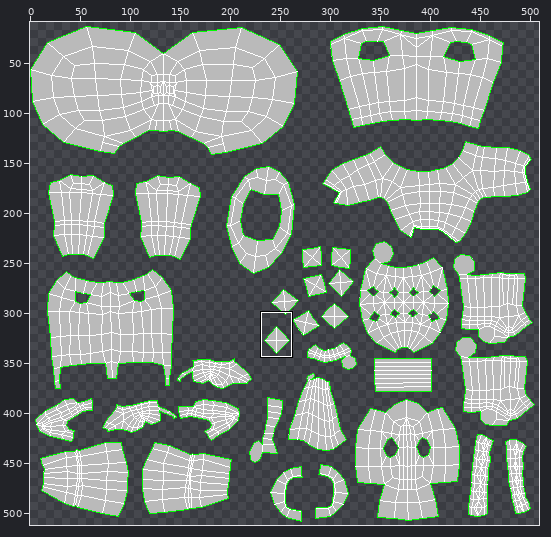
Sprite sheet, stored at Maps/Inimigos/Boss_Bandit_Guide_Texture.png. The first picture is a wide view before the edit; the outline marks the close-up.
Close-up. Earlier state:
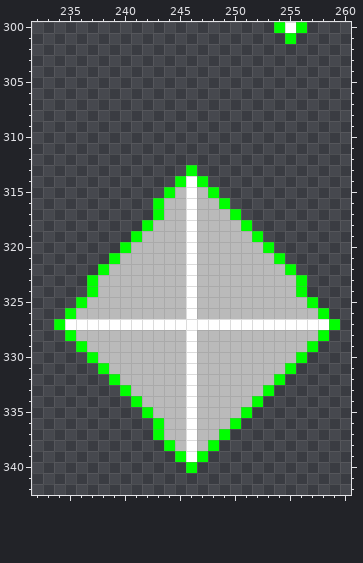
The file is 512x512 pixels. Shown: x 232..260, y 300..342. The wide view leaves out empty margins. The commit also changed other parts of the picture, which this record leaves out.
Now the later version:
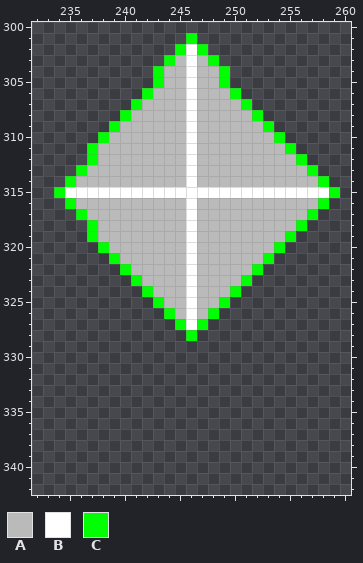
Palette (. is transparent): A #bababa  B #ffffff  C #00ff00
What changed:
Changed rows in their new state; - is an unchanged pixel.
first column x 234:
300 --------------------...---
301 ------------C--------.----
302 -----------CBC------------
303 ----------CABAC-----------
304 ---------CAABAAC----------
305 ---------CAABAAC----------
306 --------CAAABAAAC---------
307 -------CAAAABAAAAC--------
308 ------CAAAAABAAAAAC-------
309 -----CAAAAAABAAAAAAC------
310 ----CAAAAAAABAAAAAAAC-----
311 ---CAAAAAAAABAAAAAAAAC----
312 ---CAAAAAAAABAAAAAAAAAC---
313 --CAAAAAAAAABAAAAAAAAAAC--
314 -CAAAAAAAAAA-AAAAAAAAAAAC-
315 CBBBBBBBBBBB-BBBBBBBBBBBBC
316 -CAAAAAAAA-----AAAAAAAAAC-
317 --CAAAAAAA------AAAAAAAC--
318 ---CAAAAA--------AAAAAC---
319 ---CAAAA----------AAAC----
320 ----CAA------------AC-----
321 -------------------C.-----
322 ----..C-----------C...----
323 ---....C---------C.....---
324 ---.....C-------C......---
325 --.......C-----C........--
326 -.........C---C..........-
327 ...........C-C............
328 -...........C............-
329 --......................--
330 ---....................---
331 ----..................----
332 -----................-----
333 ------..............------
334 -------............-------
335 --------..........--------
336 ---------........---------
337 ---------.......----------
338 ----------.....-----------
339 -----------...------------
340 ------------.-------------
Where, in picture pixels (left, top, right, bottom), the same in both close-ups:
changed: (54, 22, 340, 473)
